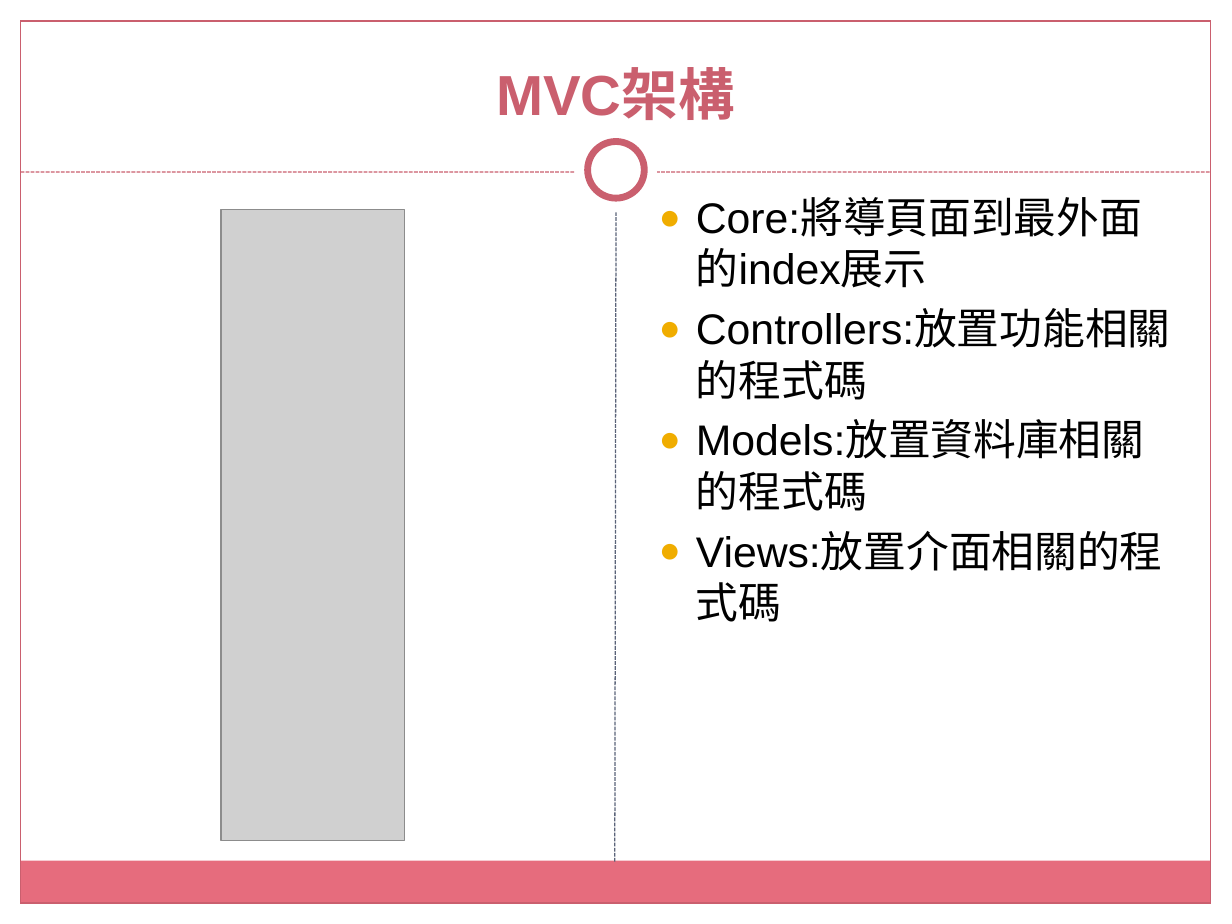
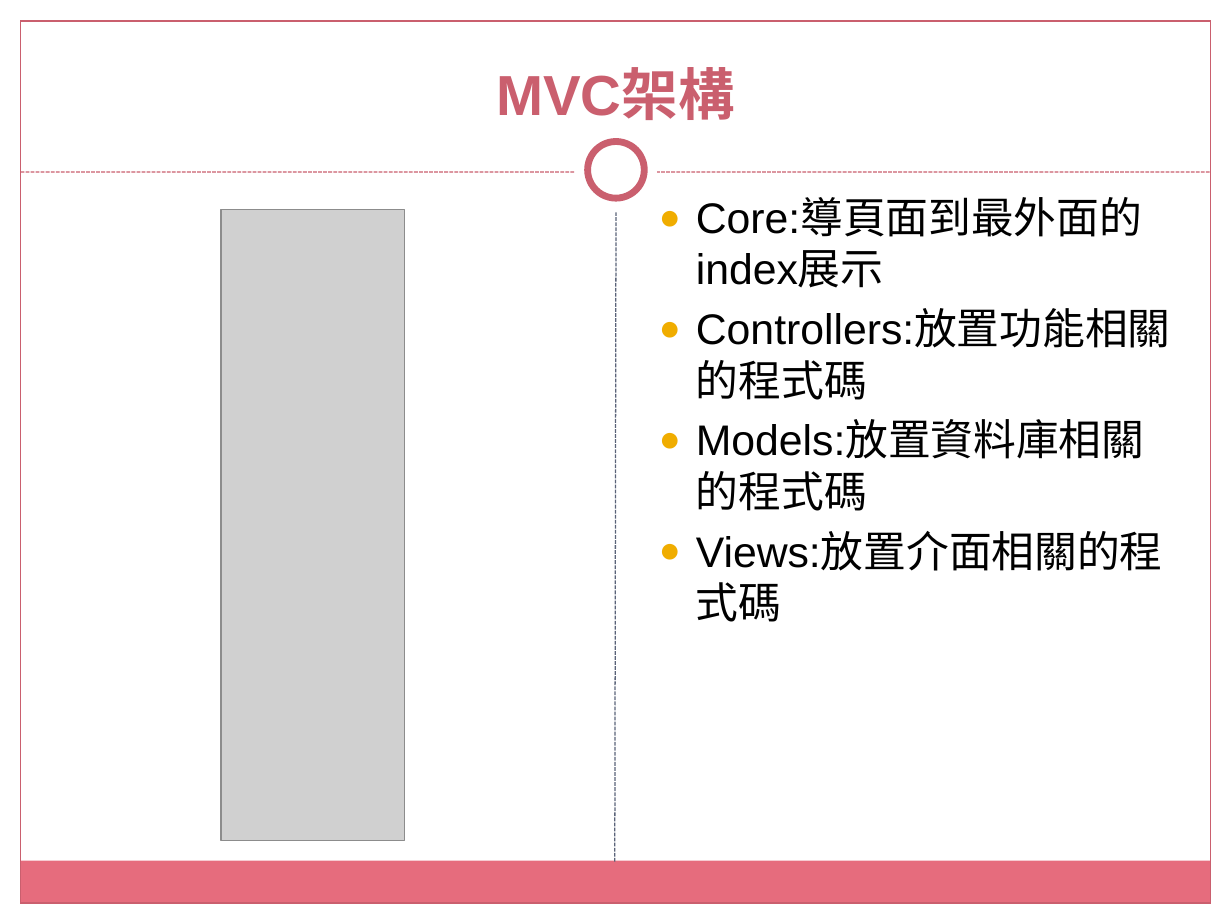
Before and after one commit to tsouleona/gitLab, a slide deck: slide 3 of small_project/data_project/沅淯駿營造有限公司.pptx. Drawn at 1232x924 pixels with LibreOffice and Linux fonts; fonts in the diff are those of the drawing; grey boxes stand for pictures; background and template pictures are left out. Boxes give left, top, right and bottom in pixels: in the first picture for what was removed or moved away, otherwise in the second. Text is boxed around its words. In the diff, an @@ line names an element or a change of style, - is before the commit and + after.

```diff
--- a/small_project/data_project/沅淯駿營造有限公司.pptx
+++ b/small_project/data_project/沅淯駿營造有限公司.pptx
@@ text at bbox=[696, 199, 1142, 288]: text changed @@
-● Core:將導頁面到最外面的index展示
+● Core:導頁面到最外面的index展示
```
Also in this commit, not shown: 5 other slides changed.
